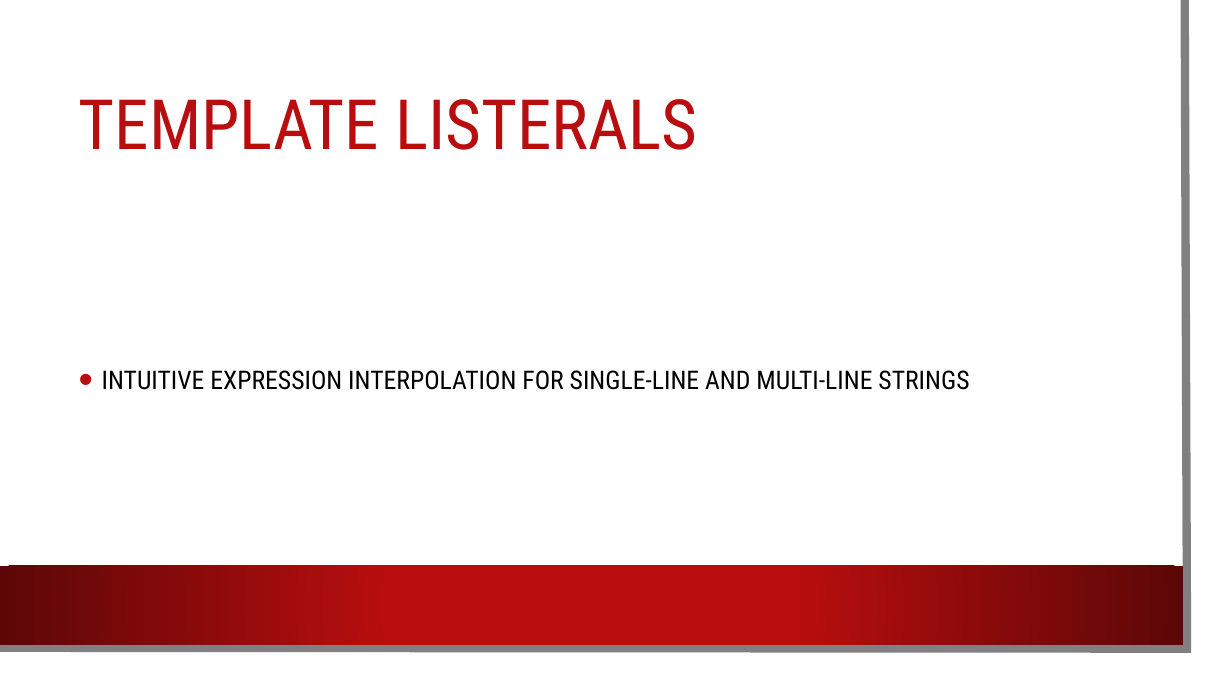
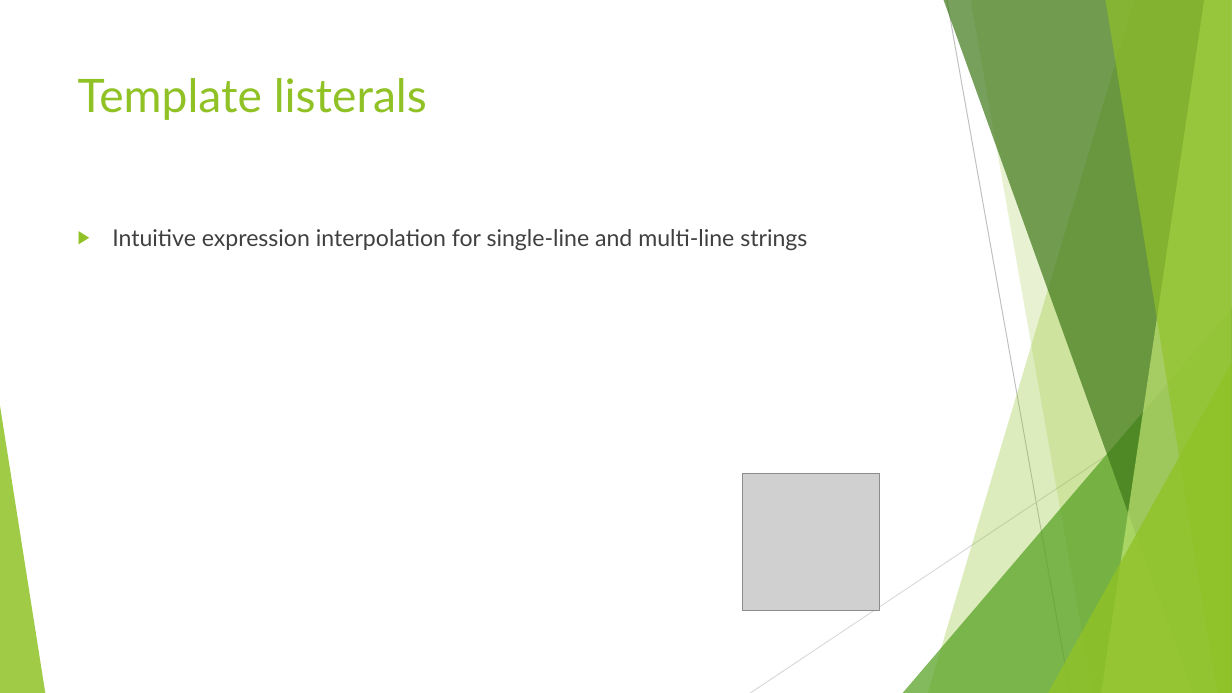
Before and after one commit to djhvscf/ES5-vs-ES6, a slide deck: slide 10 of ECMASCRIPT 6.pptx (slide 6 before the commit). Drawn at 1232x693 pixels with LibreOffice and Linux fonts; fonts in the diff are those of the drawing; grey boxes stand for pictures; background and template pictures are left out. Boxes give left, top, right and bottom in pixels: in the first picture for what was removed or moved away, otherwise in the second. Text is boxed around its words. In the diff, an @@ line names an element or a change of style, - is before the commit and + after.

```diff
--- a/ECMASCRIPT 6.pptx
+++ b/ECMASCRIPT 6.pptx
@@ rectangle removed at (0,0,1211,672) @@
@@ freeform shape removed at (0,0,1188,649) @@
@@ title "Template listerals" at (78,78,427,120): vertical alignment middle to top @@
@@ title at (78,78,427,120): text changed; size 54 to 36 pt; font Roboto Condensed to Lato; text colour #B80E0F to #90C226 @@
-TEMPLATE LISTERALS
+Template listerals
@@ text "Intuitive expression interpolation for single-line ..." at (112,229,807,250): vertical alignment middle to top @@
@@ text at (112,229,807,250): text changed; size 20 to 18 pt; font Roboto Condensed to Lato; text colour #000000 to #404040 @@
-• INTUITIVE EXPRESSION INTERPOLATION FOR SINGLE-LINE AND MULTI-LINE STRINGS
+▶ Intuitive expression interpolation for single-line and multi-line strings
@@ group added at (0,0,1232,693): 5 freeform shapes, 3 triangles, 2 lines @@
@@ picture added at (743,473,881,611) @@
@@ rectangle removed at (0,566,1183,644) @@
```
Also in this commit, not shown: 6 other slides changed, 5 slides added, 2 other files.
